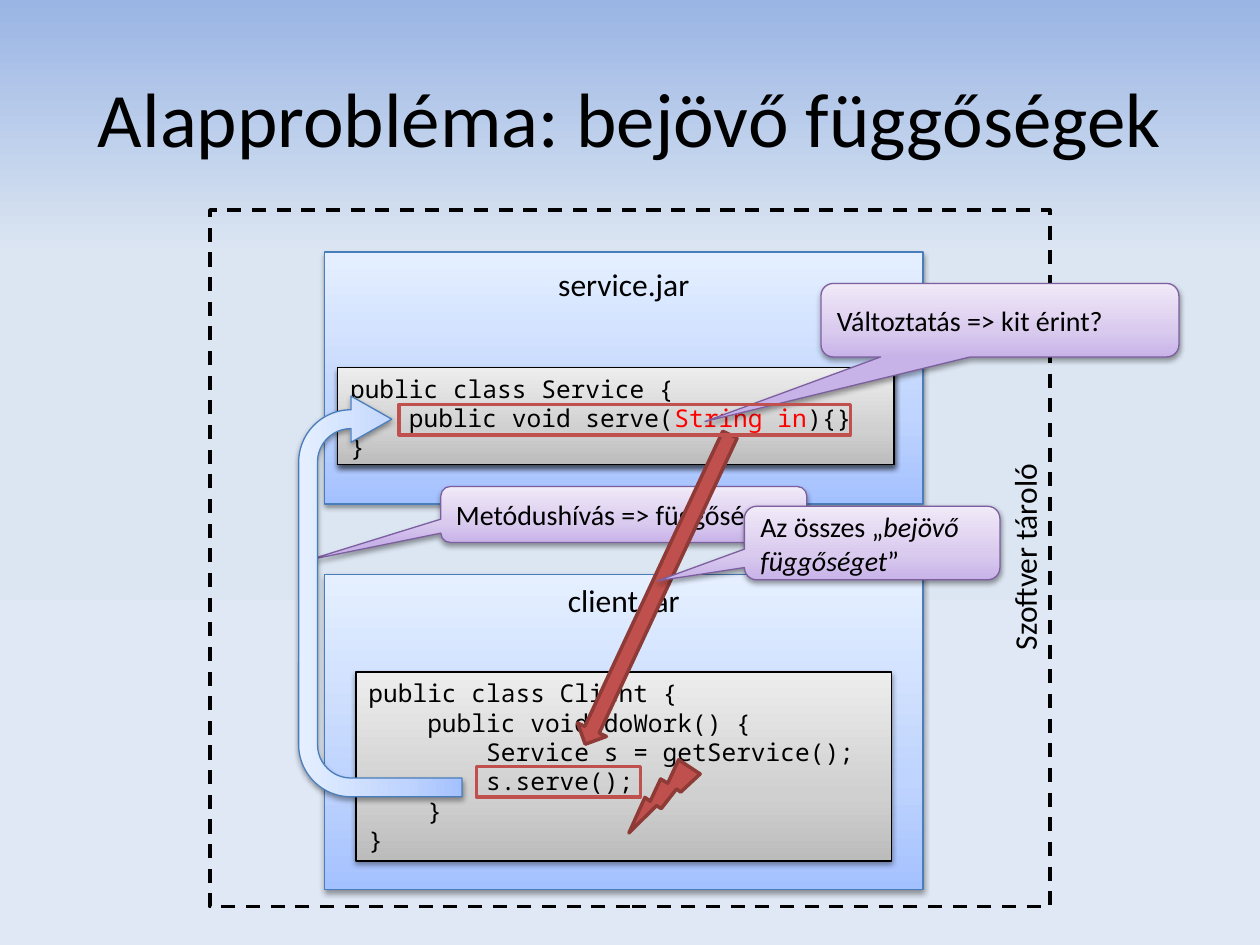
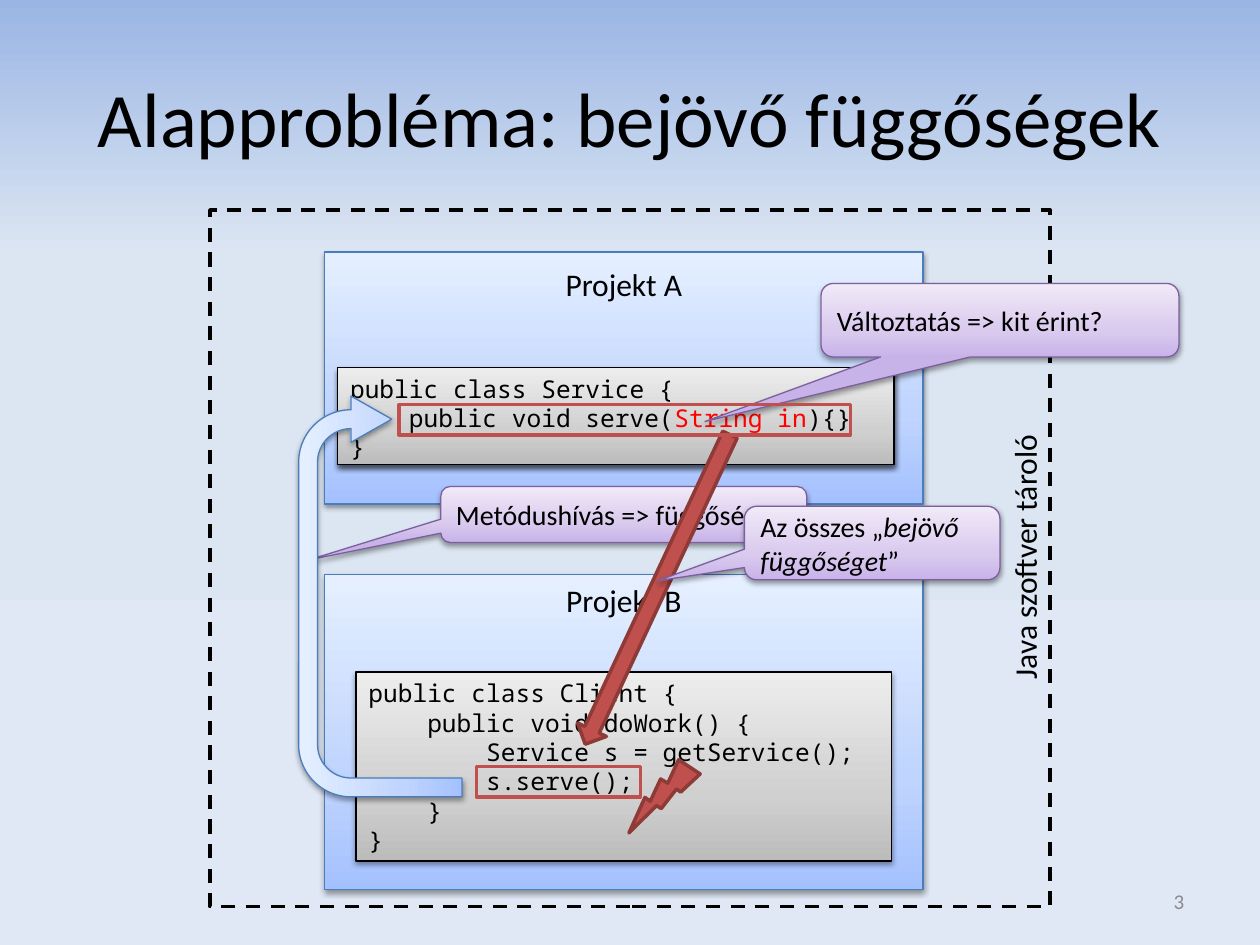
Before and after one commit to donat/incquery-deps, a slide deck: slide 3 of incquery-deps-documentation/presentation/tdk_pres_hu_v2.pptx. Drawn at 1260x945 pixels with LibreOffice and Linux fonts; fonts in the diff are those of the drawing. Boxes give left, top, right and bottom in pixels: in the first picture for what was removed or moved away, otherwise in the second. Text is boxed around its words. In the diff, an @@ line names an element or a change of style, - is before the commit and + after.

```diff
--- a/incquery-deps-documentation/presentation/tdk_pres_hu_v2.pptx
+++ b/incquery-deps-documentation/presentation/tdk_pres_hu_v2.pptx
@@ text in rectangle at (566, 274, 682, 302): text changed @@
-service.jar
+Projekt A
@@ text at (1007, 442, 1045, 678): text changed @@
-Szoftver tároló
+Java szoftver tároló
@@ text in rectangle at (566, 585, 681, 619): text changed @@
-client.jar
+Projekt B
@@ page number added at (1174, 895, 1185, 909), 12 pt, text #8C8C8C @@
+3
```
Also in this commit, not shown: 19 other slides changed, 2 slides added, 1 slide removed.
